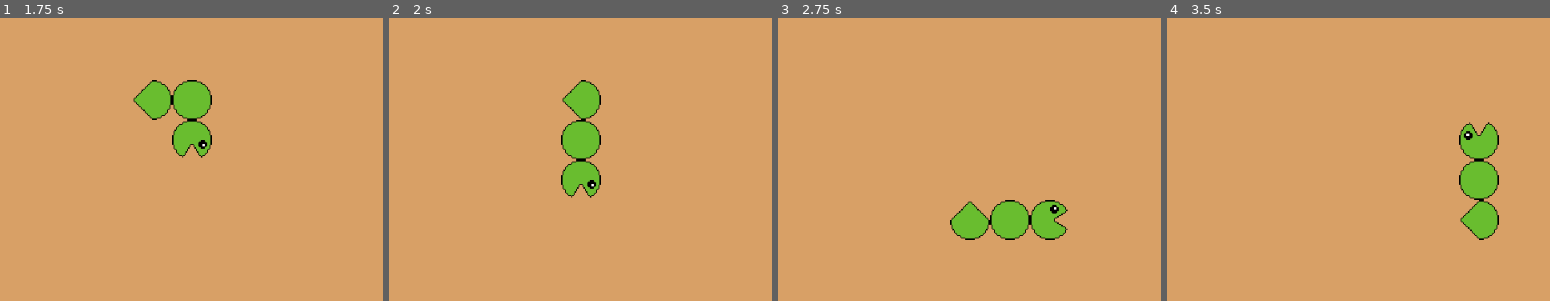
Above: before the commit, frames 1-4 (left to right).
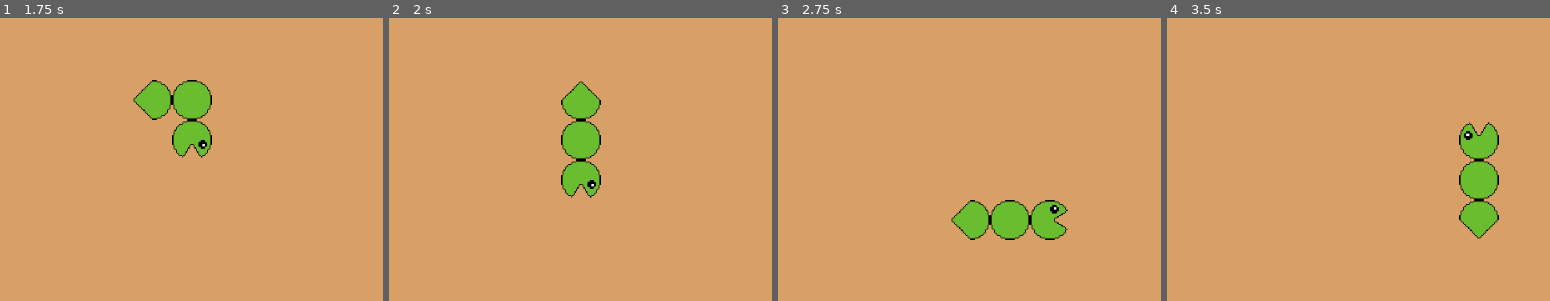
Above: after the commit, the same moments.

Repository: tkrippes/the-diabetic-pac-snake
Game: Godot game, scene res://scenes/main.tscn
The game is run twice, just before and just after one commit, with the same random seed, the same clock (stepped at 60 frames per second) and the same inputs.
Inputs:
- Up to frame 1 (1.75 s): tap Enter (enter) at 0.5, 0.6, 1.35 s; hold Right (move_right) 0.53-1.28 s; hold Down (move_down) from 1.28 s (still down)
- Up to frame 2 (2 s): keep holding Down (move_down)
- Up to frame 3 (2.75 s): release Down (move_down) at 2.03 s; hold Right (move_right) from 2.03 s (still down); tap Enter (enter) at 2.1 s
- Up to frame 4 (3.5 s): release Right (move_right) at 2.78 s; hold Up (move_up) from 2.78 s (still down); tap Enter (enter) at 2.85 s
The pictures show only the part of the screen within x 9-59%, y 39-89%; the shares and areas given below are measured in that part.

Frame 1 is identical in both runs. In frame 2, 0.3% of the frame differs, in the area x 44-56%, y 21-37%; in frame 3, 0.3%, in the area x 44-56%, y 64-79%; in frame 4, 0.3%.

Commit message:
fix: move snake head first, then bodies and then tails
fix issue with tail facing the wrong direction

Diff:
--- a/scripts/snake.gd
+++ b/scripts/snake.gd
@@ -26,6 +26,9 @@
 var _head_initial_position: Vector2
 var _body_initial_position: Vector2
 var _tail_initial_position: Vector2
+
+var _last_head_position: Vector2
+var _last_body_position: Vector2
 
 var _last_direction := Direction.RIGHT
 var _current_direction := Direction.RIGHT
@@ -53,9 +56,9 @@
 
 
 func _on_movement_timer_timeout() -> void:
+	_update_head()
+	_update_bodies()
 	_update_tail()
-	_update_bodies()
-	_update_head()
 
 
 func start() -> void:
@@ -72,51 +75,13 @@
 	_reset_directions()
 
 
-func _update_tail() -> void:
-	_rotate_tail()
-	_move_tail()
-
-
-func _rotate_tail() -> void:
-	var position_offset: Vector2 =  bodies.back().position - tail.position
-	_rotate(tail, tail_sprite, _get_direction(position_offset))
-
-
-func _move_tail() -> void:
-	tail.position = bodies.back().position
-
-
-func _update_bodies() -> void:
-	_rotate_bodies()
-	_move_bodies()
-
-
-func _rotate_bodies() -> void:
-	var position_offset: Vector2 = head.position - bodies[0].position
-	_rotate(bodies[0], body_sprites[0], _get_direction(position_offset))
-
-	for i in range(1, bodies.size()):
-		position_offset = bodies[i - 1].position - bodies[i].position
-		_rotate(bodies[i], body_sprites[i], _get_direction(position_offset))
-
-
-func _move_bodies() -> void:
-	bodies.front().position = head.position
-
-	for i in range(1, bodies.size()):
-		bodies[i].position = bodies[i - 1].position
-
-
 func _update_head() -> void:
+	_move_head()
 	_rotate_head()
-	_move_head()
-
-
-func _rotate_head() -> void:
-	_rotate(head, head_sprite, _current_direction)
 
 
 func _move_head() -> void:
+	_last_head_position = head.position
 	var position_offset: Vector2
 
 	match _current_direction:
@@ -135,6 +100,47 @@
 			_die()
 
 	_last_direction = _current_direction
+
+
+func _rotate_head() -> void:
+	_rotate(head, head_sprite, _current_direction)
+
+
+func _update_bodies() -> void:
+	_move_bodies()
+	_rotate_bodies()
+
+
+func _move_bodies() -> void:
+	_last_body_position = bodies[-1].position
+
+	bodies[0].position = _last_head_position
+
+	for i in range(1, bodies.size()):
+		bodies[i].position = bodies[i - 1].position
+
+
+func _rotate_bodies() -> void:
+	var position_offset: Vector2 = head.position - bodies[0].position
+	_rotate(bodies[0], body_sprites[0], _get_direction(position_offset))
+
+	for i in range(1, bodies.size()):
+		position_offset = bodies[i - 1].position - bodies[i].position
+		_rotate(bodies[i], body_sprites[i], _get_direction(position_offset))
+
+
+func _update_tail() -> void:
+	_move_tail()
+	_rotate_tail()
+
+
+func _move_tail() -> void:
+	tail.position = _last_body_position
+
+
+func _rotate_tail() -> void:
+	var position_offset: Vector2 =  bodies[-1].position - tail.position
+	_rotate(tail, tail_sprite, _get_direction(position_offset))
 
 
 func _get_direction(position_offset: Vector2) -> Direction:
